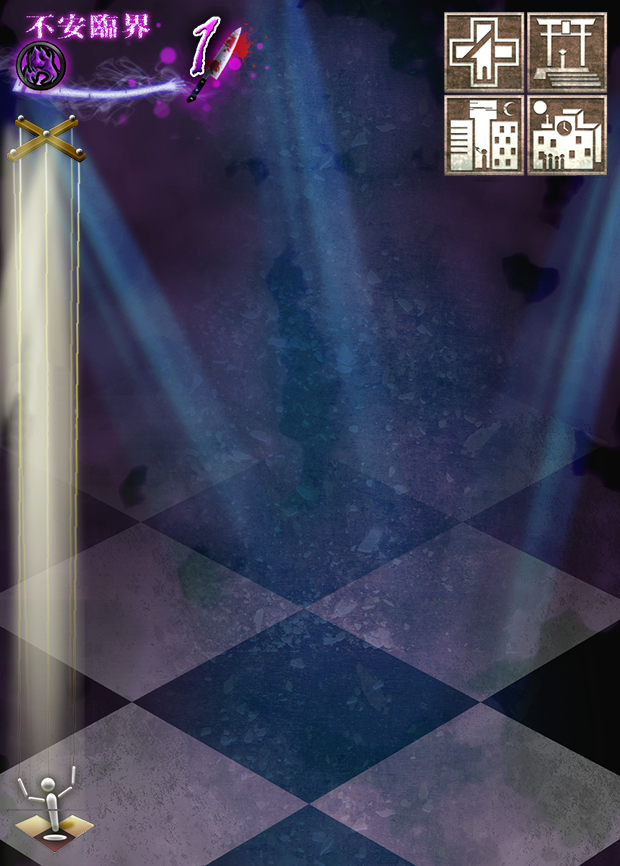
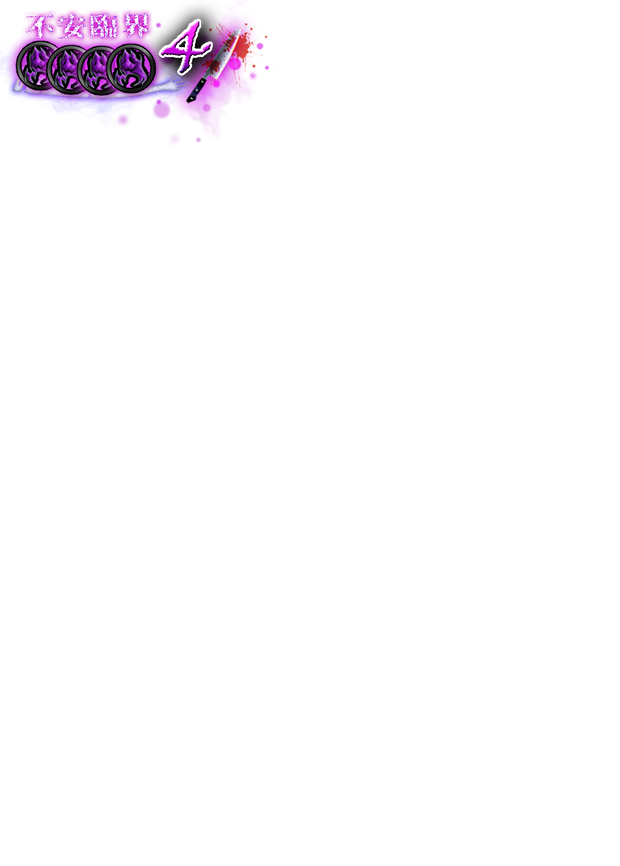
Layered file, before and after one edit (620×866). Changes by layer:
hid group "Location" (16 layers) over bbox(444, 12, 610, 182)
hid group "Shrine" (3 layers) over bbox(527, 12, 608, 95)
hid "Start" (1st of 3, in "Location" › "Shrine") over bbox(527, 12, 608, 95)
hid group "City" (3 layers) over bbox(444, 94, 525, 182)
hid "Start" (2nd of 3, in "Location" › "City") over bbox(444, 94, 525, 182)
hid group "School" (3 layers) over bbox(527, 94, 610, 178)
hid "Start" (3rd of 3, in "Location" › "School") over bbox(527, 94, 610, 178)
hid group "Hospital" (3 layers) over bbox(444, 12, 525, 93)
hid "Hospital Start" over bbox(444, 12, 525, 93)
showed "4", painted on it over bbox(0, 0, 274, 147)
hid "1", painted on it over bbox(0, 0, 276, 139)
hid "Neutral" (2nd of 2, in "Actor") over bbox(0, 96, 111, 175)
hid "Name" over bbox(0, 147, 113, 866)
hid "Ebene 8" over bbox(0, 0, 620, 866)
